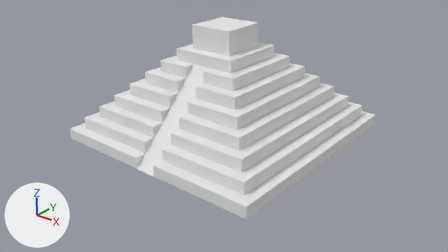
The Blender file BlenderProjects/BasicMayanPyramid/BasicMayan.blend, before and after one commit.
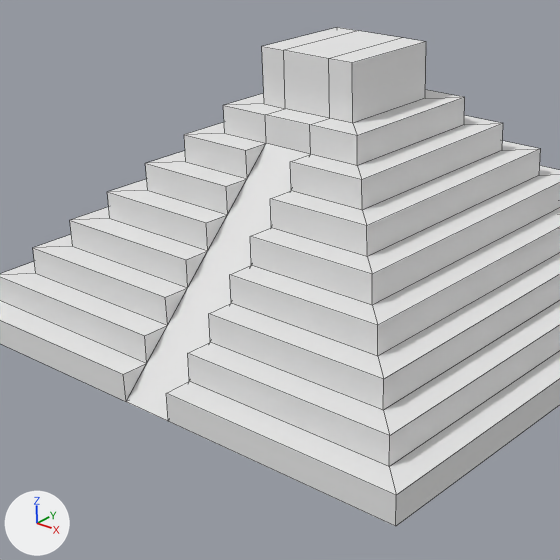
Each version is shown from the file's camera 'Camera', then close up on the part from 19% to 70% of the width and 2% to 93% of the height. Lighting does not change. The marker at lower left points along +X, +Y and +Z. The close-ups show mesh edges as thin lines.
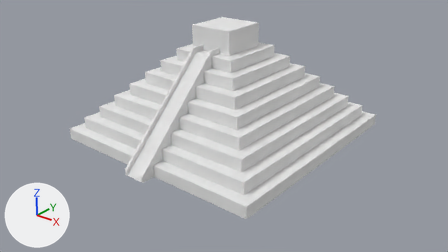
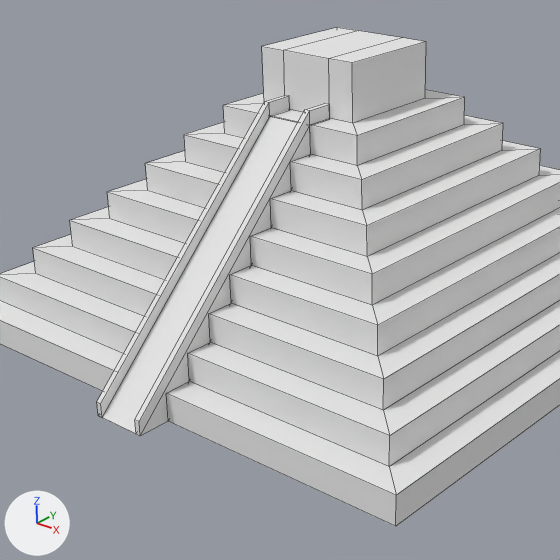
Commit message: Mayan Pyramid Updates...

Where the newer file only moved an object's origin or applied its transform, the numbers keep the older frame.

Where the change shows, as pixel boxes [x1, y1, x2, y2] in the close-ups (560 x 560 px):
part 1 of me_cube, built on: before [126, 143, 310, 421]; after [97, 95, 330, 436]

The edits, one by one:
me_cube is used by ob_cube; location (0.0, 0.0, 0.0); scale (10.0, 10.0, 1.0).
me_cube had 144 vertices, 143 faces and spanned x -1.0..1.0, y -1.0..1.0, z 0.0..10.0.
me_cube now has 180 vertices, 175 faces and spans x -1.0..1.0, y -1.12..1.0, z -0.01..10.0.
Part 1, on me_cube:
1 face is deleted.
36 vertices are added at x -0.1..0.1, y -1.12..-0.2, z -0.01..8.47.
33 new faces join them.
